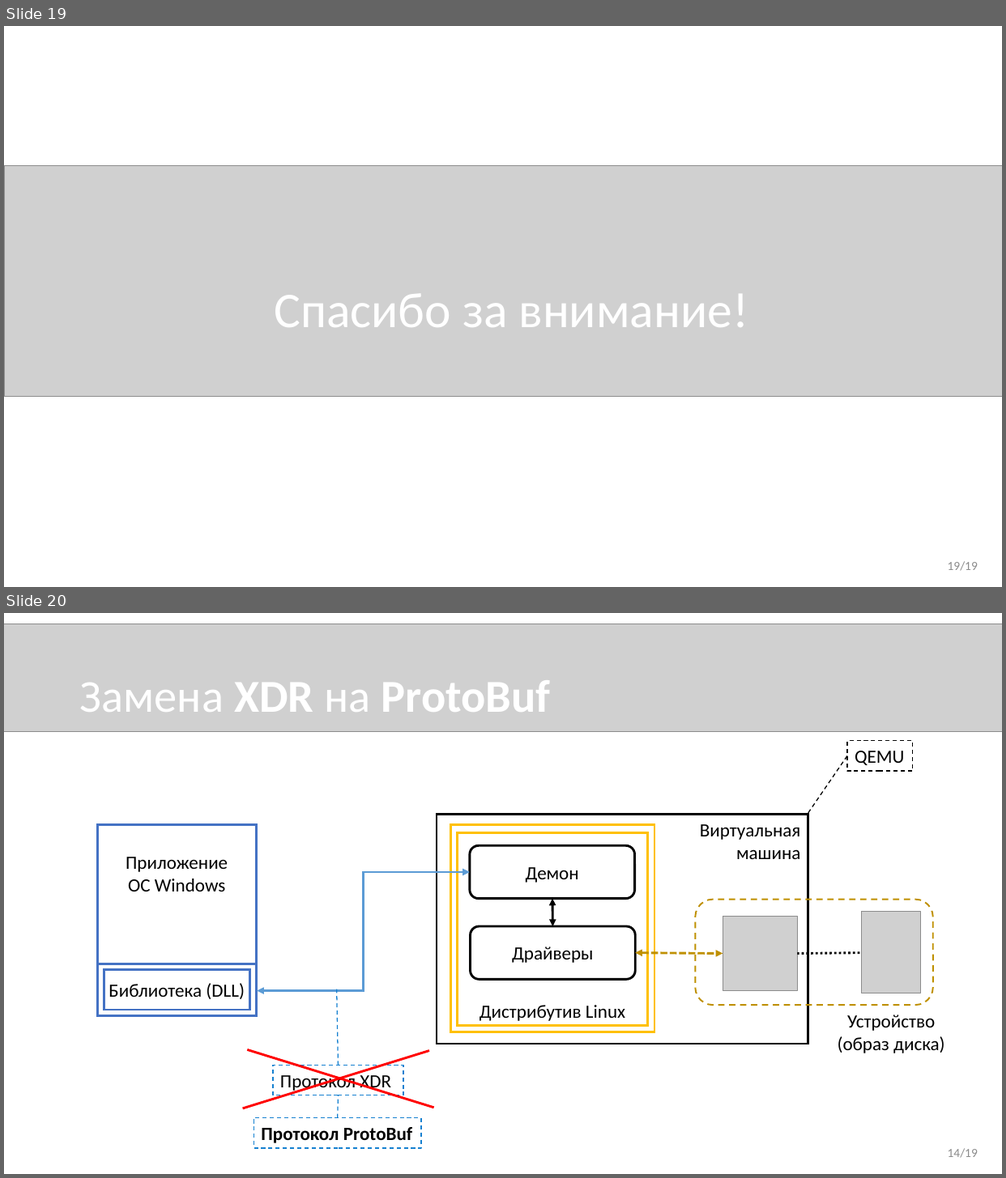
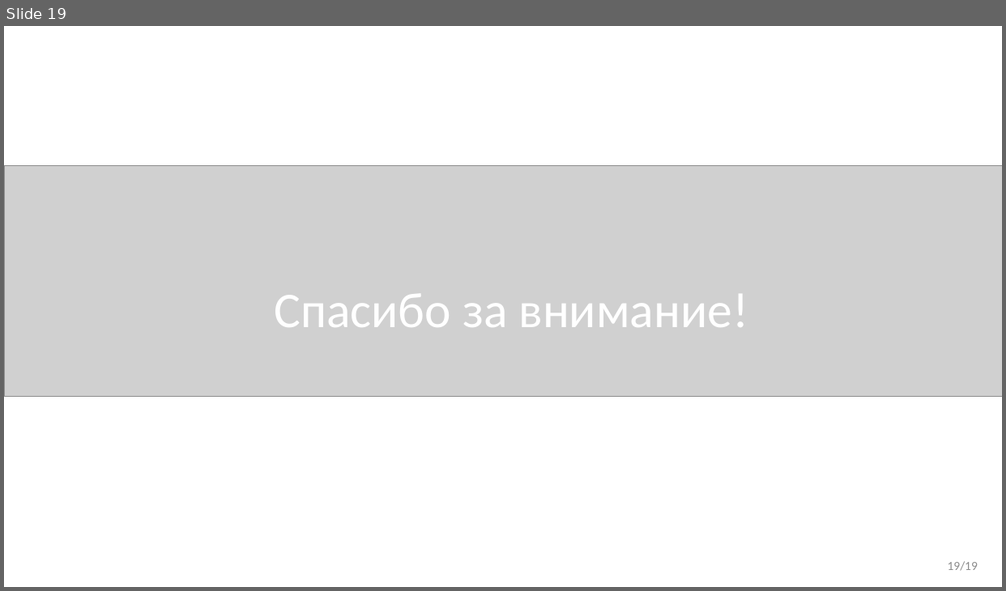
Before and after one commit to novokrest/master-thesis, a slide deck: presentation.pptx. Shown one above the other, each under a label of ours: slides 19 and 20 before the commit, slide 19 after it. The pictures are 1006x1178 and 1006x591 pixels, drawn with LibreOffice and Linux fonts; fonts in the diff are those of the drawing; grey boxes stand for pictures. Boxes give left, top, right and bottom in pixels: in the first picture for what was removed or moved away, otherwise in the second. Text is boxed around its words. In the diff, an @@ line names an element or a change of style, - is before the commit and + after.

```diff
--- a/presentation.pptx
+++ b/presentation.pptx
@@ slide 20 removed at (x1=4, y1=613, x2=1002, y2=1174), background #FFFFFF @@
@@ picture removed at (x1=4, y1=624, x2=1002, y2=731) @@
@@ title removed at (x1=80, y1=680, x2=551, y2=712) @@
-Замена XDR на ProtoBuf
@@ line removed from (848, 756) to (808, 813) @@
@@ rectangle removed at (x1=848, y1=741, x2=913, y2=771) @@
-QEMU
@@ rectangle removed at (x1=98, y1=825, x2=256, y2=1016) @@
-Приложение
-ОС Windows
@@ rectangle removed at (x1=437, y1=815, x2=808, y2=1044) @@
-Виртуальная
-машина
@@ rectangle removed at (x1=451, y1=825, x2=654, y2=1033) @@
@@ rectangle removed at (x1=457, y1=833, x2=648, y2=1025) @@
-Дистрибутив Linux
@@ rounded rectangle removed at (x1=470, y1=845, x2=635, y2=899) @@
-Демон
@@ elbow double arrow removed from (257, 991) to (470, 872) @@
@@ double arrow removed from (552, 899) to (552, 926) @@
@@ rounded rectangle removed at (x1=471, y1=926, x2=636, y2=980) @@
-Драйверы
@@ group removed at (x1=696, y1=900, x2=934, y2=1005): 2 pictures, 1 line, 1 rounded rectangle @@
@@ rectangle removed at (x1=98, y1=964, x2=256, y2=1016) @@
-Библиотека (DLL)
@@ rectangle removed at (x1=104, y1=970, x2=249, y2=1010) @@
@@ double arrow removed from (635, 953) to (722, 954) @@
@@ line removed from (338, 1065) to (336, 990) @@
@@ text removed at (x1=837, y1=1015, x2=945, y2=1054) @@
-Устройство
-(образ диска)
@@ line removed from (243, 1109) to (429, 1051) @@
@@ line removed from (247, 1050) to (434, 1108) @@
@@ rectangle removed at (x1=273, y1=1065, x2=403, y2=1095) @@
-Протокол XDR
@@ line removed from (338, 1118) to (338, 1096) @@
@@ rectangle removed at (x1=254, y1=1118, x2=422, y2=1148) @@
-Протокол ProtoBuf
@@ text removed at (x1=948, y1=1148, x2=978, y2=1158) @@
-14/19
```
Also in this commit, not shown: 4 slides changed, 3 other files.
